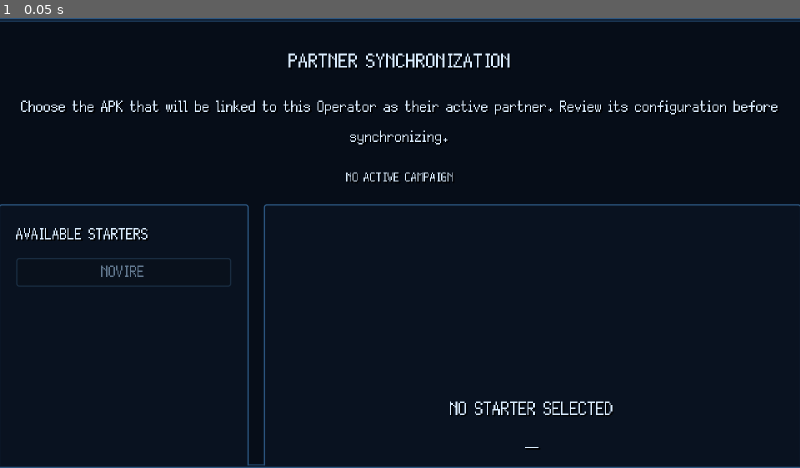
Above: before the commit, frame 1.
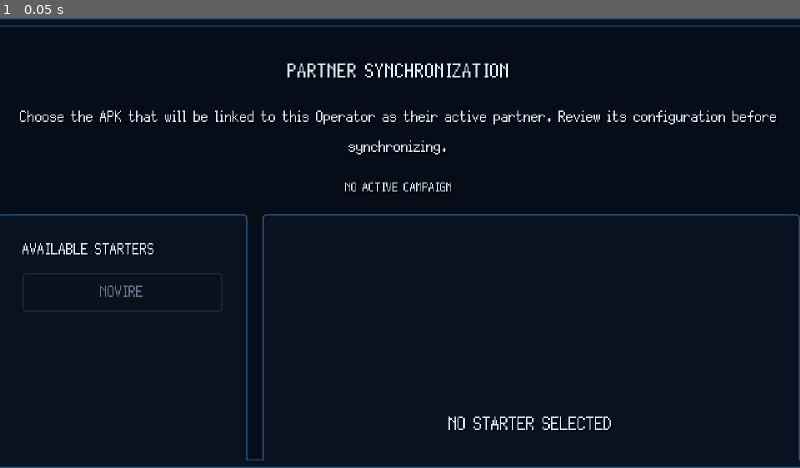
Above: after the commit, the same moment.

Repository: GYU-GAZE/NULL-NETWORK
Game: Godot game, scene res://apps/browser/sites/null_network/starter_selection/starter_selection.tscn
The game is run twice, just before and just after one commit, with the same random seed, the same clock (stepped at 60 frames per second) and the same inputs. This scene is started directly instead of the project's main scene. The engine's default icon, where the game draws it, is replaced by a stand-in: a white triangle on a blue panel in a dark square.
Inputs:
- Up to frame 1 (0.05 s): no input

The runs differ from the first frame. In frame 1, 6.9% of the frame differs, in the area x 0-100%, y 0-100%.

Commit message:
Make Browser host the sole website layout authority

Diff:
--- a/apps/browser/layout/adaptive_browser_page_layout.gd
+++ b/apps/browser/layout/adaptive_browser_page_layout.gd
@@ -25,22 +25,8 @@
 		)
 		return
 
-	var host := page.get_parent() as Control
-
-	if host == null:
-		push_warning(
-			"AdaptiveBrowserPageLayout: adaptive page requires a Control host."
-		)
-		return
-
-	page.set_anchors_preset(Control.PRESET_FULL_RECT)
-	page.offset_left = 0.0
-	page.offset_top = 0.0
-	page.offset_right = 0.0
-	page.offset_bottom = 0.0
-	page.custom_minimum_size = Vector2.ZERO
-	page.size_flags_horizontal = Control.SIZE_EXPAND_FILL
-	page.size_flags_vertical = Control.SIZE_EXPAND_FILL
-
+	# BrowserApp now owns full-rect responsive sizing for every WebsitePage.
+	# This compatibility helper remains on older Forum/Updates scenes only to
+	# apply their optional site theme; it no longer performs a second layout pass.
 	if apply_site_theme and site_theme != null:
 		page.theme = site_theme
